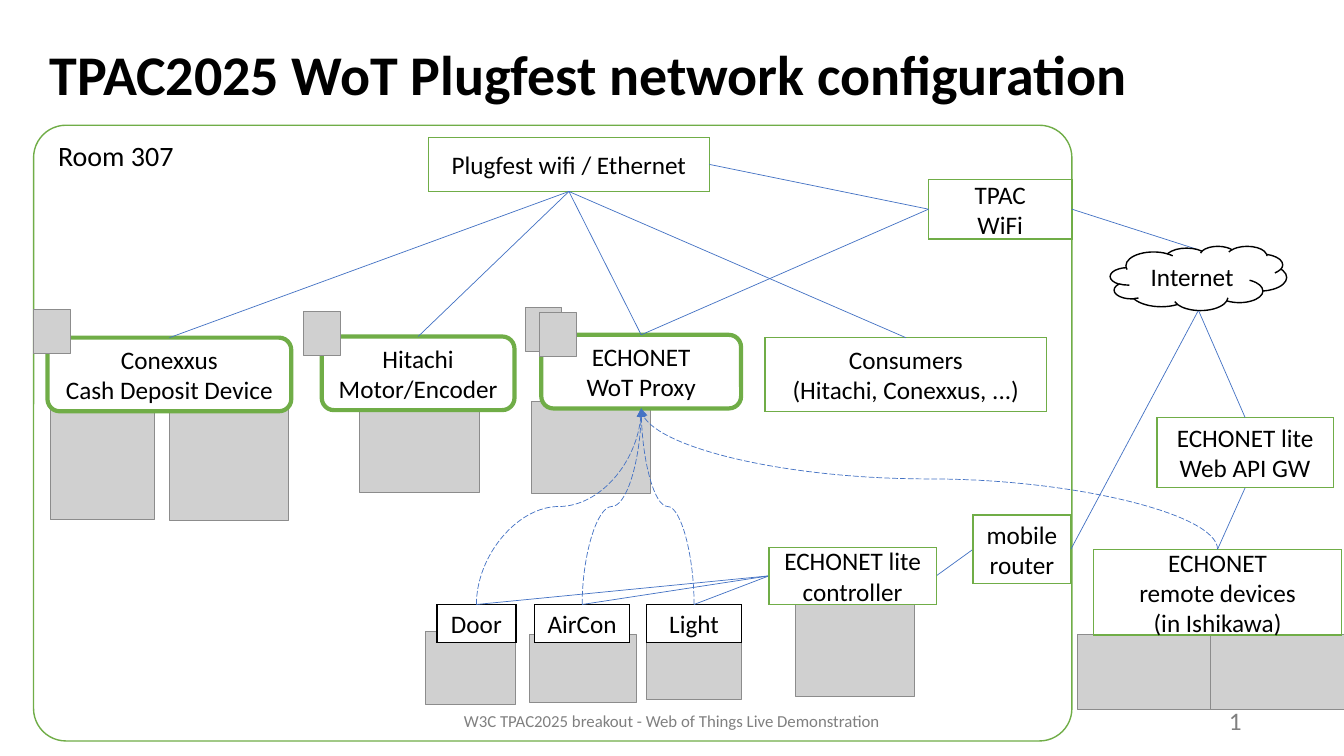
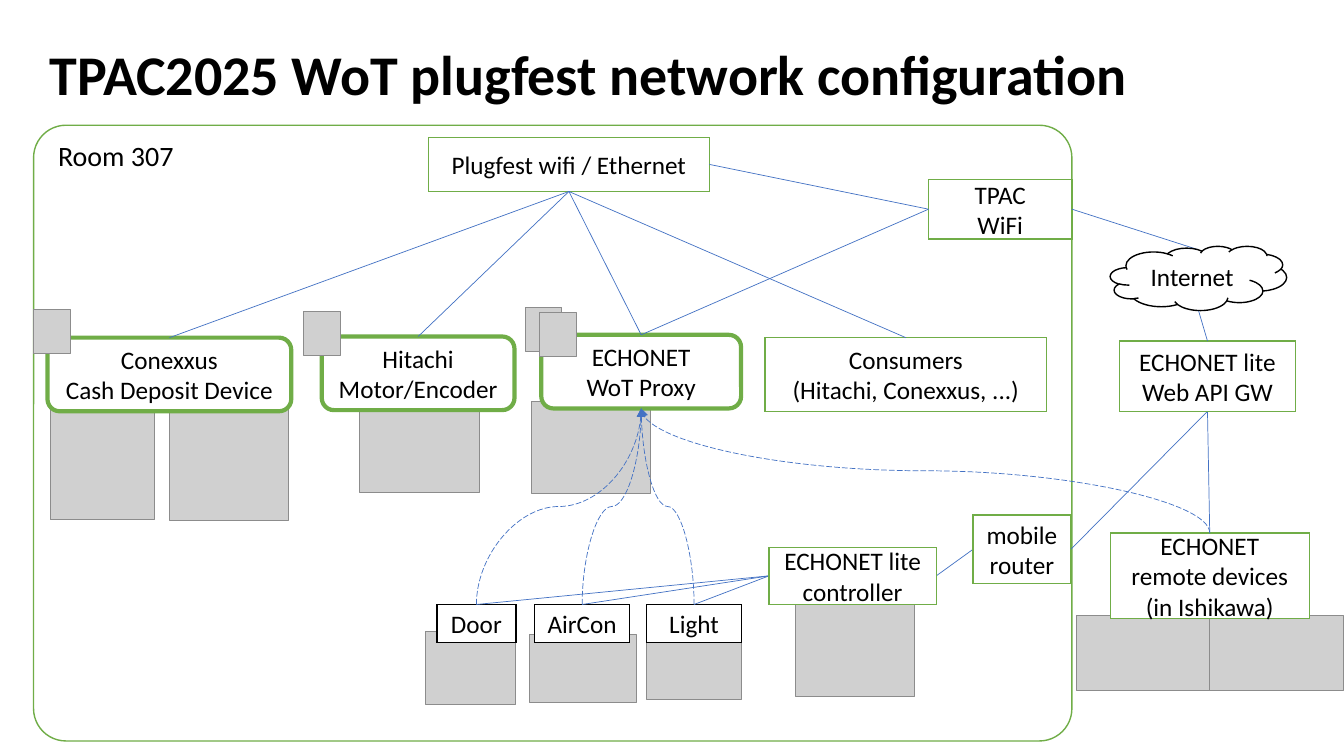
Before and after one commit to w3c/wot-testing, a slide deck: slide 1 of events/2025.11.Kobe/tpac-config.pptx. Drawn at 1344x756 pixels with LibreOffice and Linux fonts; fonts in the diff are those of the drawing; grey boxes stand for pictures; background and template pictures are left out. Boxes give left, top, right and bottom in pixels: in the first picture for what was removed or moved away, otherwise in the second. Text is boxed around its words. In the diff, an @@ line names an element or a change of style, - is before the commit and + after.

```diff
--- a/events/2025.11.Kobe/tpac-config.pptx
+++ b/events/2025.11.Kobe/tpac-config.pptx
@@ title at (49, 55, 1126, 105): text changed @@
-TPAC2025 WoT Plugfest network configuration
+TPAC2025 WoT plugfest network configuration
@@ line moved from (1245, 417) - (1199, 311) to (1208, 341) - (1199, 311) @@
@@ rectangle "ECHONET lite Web API GW": place and size @@
-rectangle "ECHONET lite Web API GW" at (1157, 417, 1334, 488)
+rectangle "ECHONET lite Web API GW" at (1119, 341, 1296, 411)
@@ curved arrow moved from (1218, 549) - (641, 408) to (1210, 533) - (641, 408) @@
@@ line moved from (1199, 311) - (1071, 549) to (1208, 411) - (1071, 549) @@
@@ line moved from (1218, 549) - (1245, 488) to (1210, 533) - (1208, 411) @@
@@ rectangle "ECHONET": place and size @@
-rectangle "ECHONET" at (1094, 549, 1342, 635)
+rectangle "ECHONET" at (1110, 533, 1309, 619)
@@ picture: place and size @@
-picture at (1078, 635, 1211, 710)
+picture at (1077, 616, 1210, 691)
@@ picture: place and size @@
-picture at (1211, 635, 1344, 710)
+picture at (1210, 616, 1343, 691)
@@ text removed at (464, 715, 879, 730) @@
-W3C TPAC2025 breakout - Web of Things Live Demonstration
@@ page number removed at (1229, 714, 1242, 730) @@
-1
```
Also in this commit, not shown: 2 other files.
